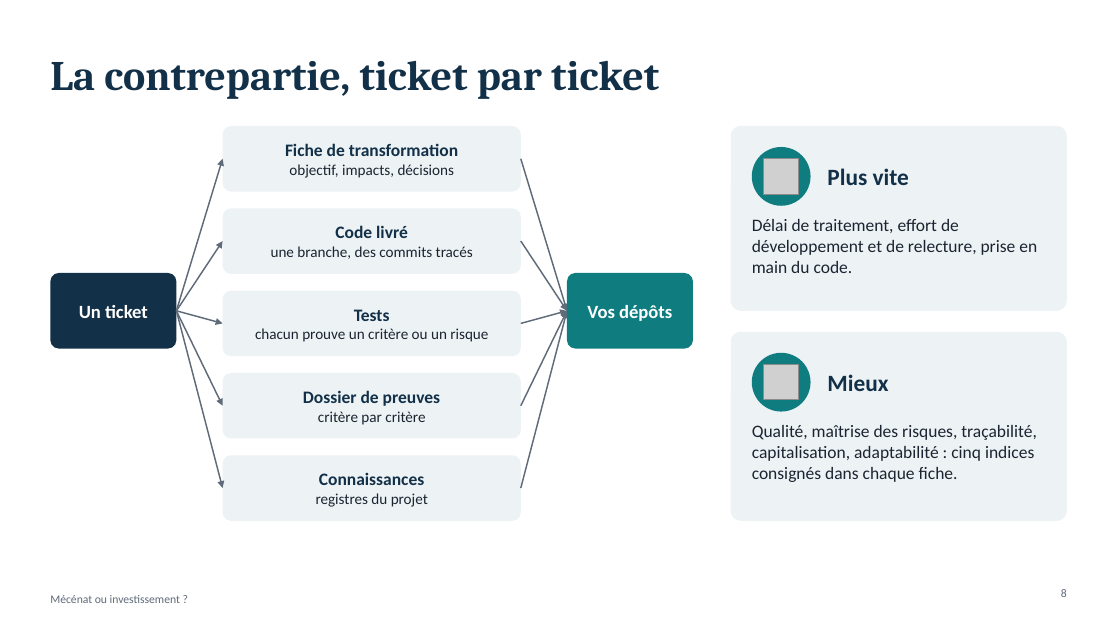
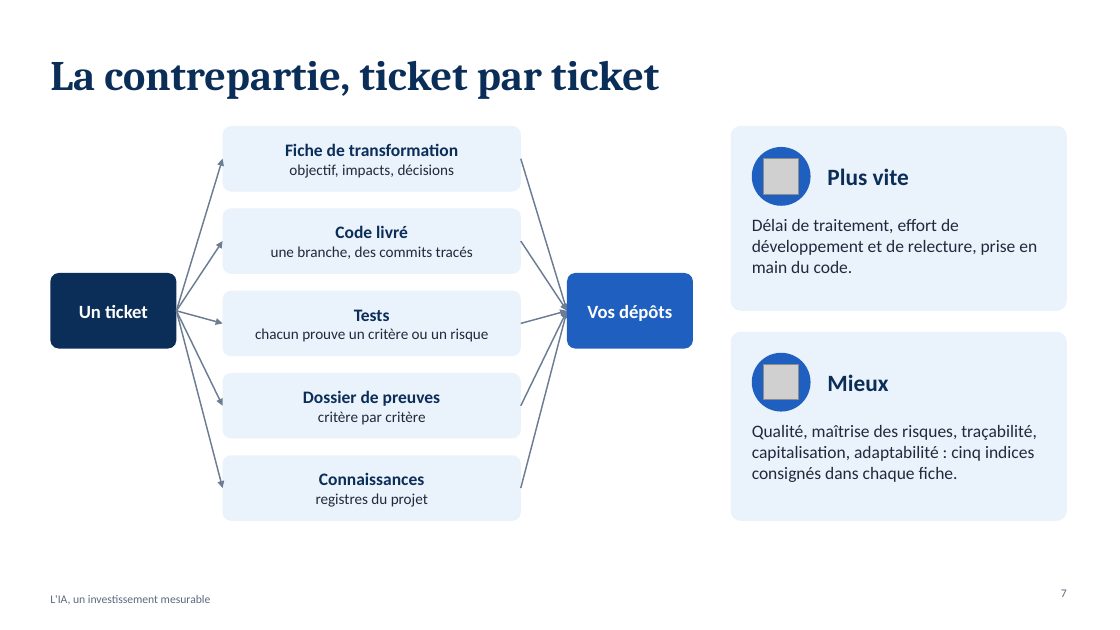
Before and after one commit to FredGarcia/Agent2Prompt, a slide deck: slide 7 of docs/presentation-valeur-ia/presentation-valeur-ia.pptx (slide 8 before the commit). Drawn at 1120x630 pixels with LibreOffice and Linux fonts; fonts in the diff are those of the drawing; grey boxes stand for pictures. Boxes give left, top, right and bottom in pixels: in the first picture for what was removed or moved away, otherwise in the second. Text is boxed around its words. In the diff, an @@ line names an element or a change of style, - is before the commit and + after.

```diff
--- a/docs/presentation-valeur-ia/presentation-valeur-ia.pptx
+++ b/docs/presentation-valeur-ia/presentation-valeur-ia.pptx
@@ rounded rectangle "Fiche de transformation" at <box>223,126,521,192</box>: text colour #123047 to #0B2E59 in "Fiche de transformation"; text colour #1B2430 to #1F2A3C in "objectif, impacts, décisions"; fill #EDF2F5 to #EAF2FB @@
@@ rounded rectangle at <box>731,126,1067,311</box>: fill #EDF2F5 to #EAF2FB @@
@@ arrow (176, 311) - (223, 159): stroke #5F6B79 1.25 pt to #6B7C93 1.25 pt @@
@@ arrow (521, 159) - (567, 311): stroke #5F6B79 1.25 pt to #6B7C93 1.25 pt @@
@@ rounded rectangle "Code livré" at <box>223,208,521,274</box>: text colour #123047 to #0B2E59 in "Code livré"; text colour #1B2430 to #1F2A3C in "une branche, des commits tracés"; fill #EDF2F5 to #EAF2FB @@
@@ arrow (176, 311) - (223, 241): stroke #5F6B79 1.25 pt to #6B7C93 1.25 pt @@
@@ arrow (521, 241) - (567, 311): stroke #5F6B79 1.25 pt to #6B7C93 1.25 pt @@
@@ rounded rectangle "Un ticket" at <box>50,273,176,349</box>: fill #123047 to #0B2E59 @@
@@ rounded rectangle "Tests" at <box>223,291,521,356</box>: text colour #123047 to #0B2E59 in "Tests"; text colour #1B2430 to #1F2A3C in "chacun prouve un critère ou un risque"; fill #EDF2F5 to #EAF2FB @@
@@ arrow (176, 311) - (223, 323): stroke #5F6B79 1.25 pt to #6B7C93 1.25 pt @@
@@ arrow (176, 311) - (223, 406): stroke #5F6B79 1.25 pt to #6B7C93 1.25 pt @@
@@ arrow (176, 311) - (223, 488): stroke #5F6B79 1.25 pt to #6B7C93 1.25 pt @@
@@ arrow (521, 323) - (567, 311): stroke #5F6B79 1.25 pt to #6B7C93 1.25 pt @@
@@ arrow (521, 406) - (567, 311): stroke #5F6B79 1.25 pt to #6B7C93 1.25 pt @@
@@ arrow (521, 488) - (567, 311): stroke #5F6B79 1.25 pt to #6B7C93 1.25 pt @@
@@ rounded rectangle at <box>731,332,1067,521</box>: fill #EDF2F5 to #EAF2FB @@
@@ fill #0F7C80 to #1F5FBF in 3 elements at <box>567,273,693,349</box>, <box>752,147,811,206</box>, <box>752,353,811,412</box> @@
@@ text colour #123047 to #0B2E59 in 3 elements at <box>50,61,659,99</box>, <box>827,168,909,185</box>, <box>827,374,888,391</box> @@
@@ rounded rectangle "Dossier de preuves" at <box>223,373,521,439</box>: text colour #123047 to #0B2E59 in "Dossier de preuves"; text colour #1B2430 to #1F2A3C in "critère par critère"; fill #EDF2F5 to #EAF2FB @@
@@ rounded rectangle "Connaissances" at <box>223,455,521,521</box>: text colour #123047 to #0B2E59 in "Connaissances"; text colour #1B2430 to #1F2A3C in "registres du projet"; fill #EDF2F5 to #EAF2FB @@
@@ text at <box>50,595,211,604</box>: text changed; text colour #5F6B79 to #5B6B80 @@
-Mécénat ou investissement ?
+L'IA, un investissement mesurable
@@ page number at <box>1061,589,1067,597</box>: text changed; text colour #5F6B79 to #5B6B80 @@
-8
+7
```
Also in this commit, not shown: 15 other slides changed, 1 slide removed, 3 other files.
